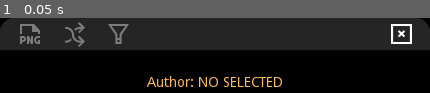
Above: before the commit, frame 1.
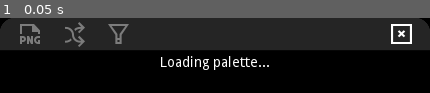
Above: after the commit, the same moment.

Repository: fede-alvarez/lopalettes
Game: Godot game, scene res://scenes/UI.tscn
The game is run twice, just before and just after one commit, with the same random seed, the same clock (stepped at 60 frames per second) and the same inputs.
Inputs:
- Up to frame 1 (0.05 s): no input

The runs differ from the first frame. In frame 1, 3.3% of the frame differs, in the area x 34-66%, y 50-92%.
Error before the commit: Invalid operands 'String' and 'Nil' in operator 'in'. (res://scripts/UI.gd:33)
Error after the commit: Invalid operands 'String' and 'Nil' in operator 'in'. (res://scripts/UI.gd:34)

Commit message:
Loading message on app start

Diff:
--- a/scenes/UI.tscn
+++ b/scenes/UI.tscn
@@ -123,16 +123,27 @@
 "_edit_use_anchors_": false
 }
 
+[node name="LblMsg" type="Label" parent="VBoxContainer"]
+margin_top = 5.0
+margin_right = 422.0
+margin_bottom = 20.0
+text = "Loading palette..."
+align = 1
+valign = 1
+
 [node name="Palette" type="GridContainer" parent="VBoxContainer"]
+margin_top = 34.0
 margin_right = 422.0
+margin_bottom = 34.0
 custom_constants/vseparation = 0
 custom_constants/hseparation = 0
 columns = 12
 
 [node name="LblAuthor" type="Label" parent="VBoxContainer"]
-margin_top = 20.0
+visible = false
+margin_top = 54.0
 margin_right = 422.0
-margin_bottom = 34.0
+margin_bottom = 68.0
 custom_colors/font_color = Color( 0.988235, 0.72549, 0.352941, 1 )
 text = "Author: NO SELECTED"
 align = 1
@@ -174,7 +185,6 @@
 align = 1
 
 [node name="ConfirmationDialog" type="ConfirmationDialog" parent="."]
-visible = true
 anchor_left = 0.5
 anchor_top = 0.5
 anchor_right = 0.5
@@ -183,7 +193,7 @@
 margin_top = 10.0
 margin_right = 120.0
 margin_bottom = 90.0
-window_title = "Quit?"
+window_title = "Quit"
 dialog_text = "Do you really want to exit application?"
 dialog_autowrap = true
 __meta__ = {
--- a/scripts/UI.gd
+++ b/scripts/UI.gd
@@ -3,6 +3,7 @@
 onready var palette_container = $VBoxContainer/Palette
 onready var palettes = $VBoxContainer/PalettesList
 onready var author = $VBoxContainer/LblAuthor
+onready var loadingMsg = $VBoxContainer/LblMsg
 onready var msg_popup = $MsgPopup
 onready var confirm_popup = $ConfirmationDialog
 
@@ -31,6 +32,8 @@
 	var json = JSON.parse(body.get_string_from_utf8())
 
 	if (!"error" in json.result):
+		author.visible = true
+		loadingMsg.visible = false
 		randomButton.disabled = false
 		pngButton.disabled = false
 
